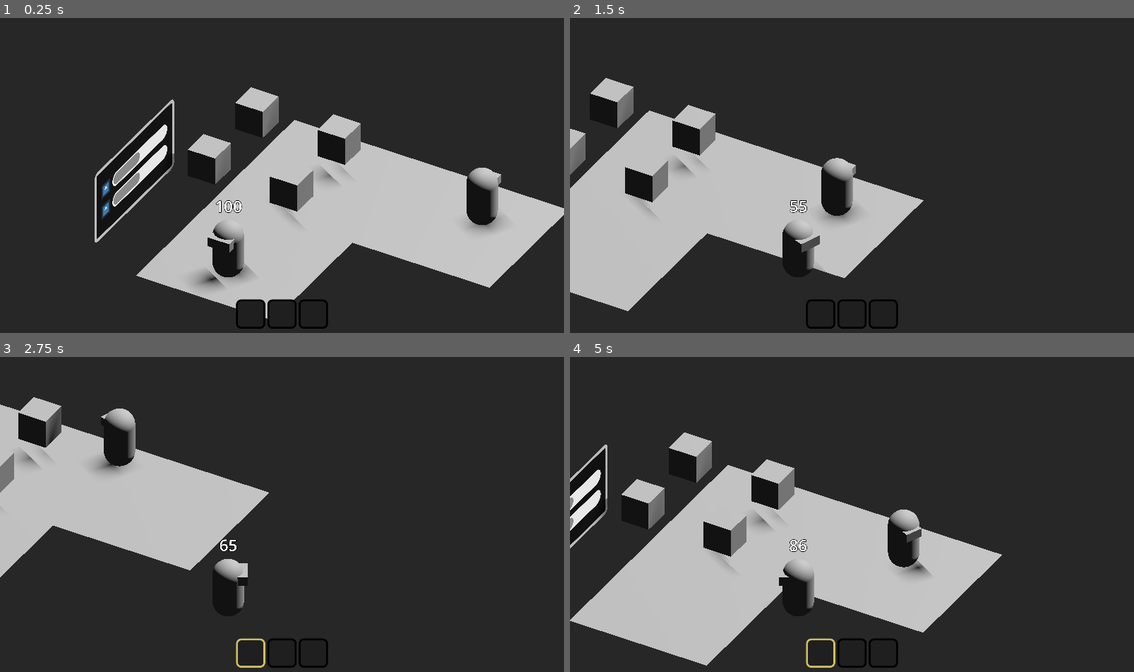
Above: before the commit, frames 1-4 (two rows, left to right).
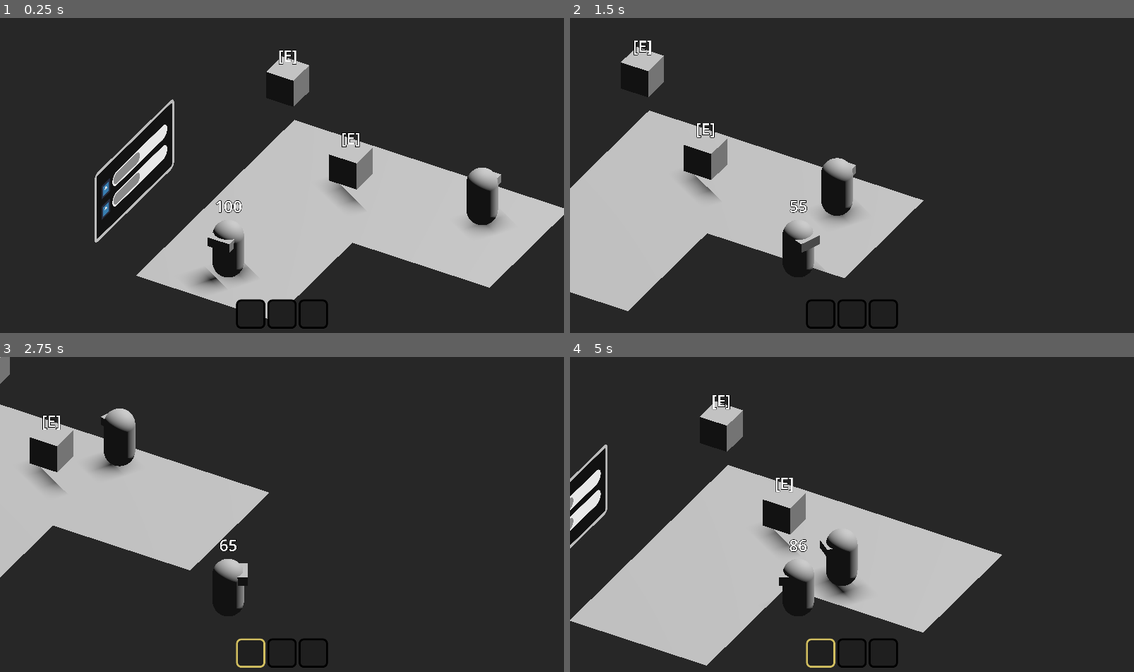
Above: after the commit, the same moments.

Repository: Scrawach/ld57
Game: Godot game, scene res://game.tscn
Two runs of this game, one before a commit and one after it. Both use one fixed random seed, a clock stepped at 60 frames per second and the inputs below. The engine's default icon, where the game draws it, is replaced by a stand-in: a white triangle on a blue panel in a dark square.
Inputs:
- Up to frame 1 (0.25 s): no input
- Up to frame 2 (1.5 s): tap Enter at 0.5 s; hold D (move_right) 0.53-1.28 s; hold Shift (dash) 0.53-1.28 s; hold S (move_back) from 1.28 s (still down); tap E (interact) at 1.35 s
- Up to frame 3 (2.75 s): release S (move_back) at 2.03 s; hold D (move_right) from 2.03 s (still down); tap 1 at 2.1 s
- Up to frame 4 (5 s): release D (move_right) at 2.78 s; hold W (move_forward) 2.78-3.53 s; tap Shift (dash) at 2.85 s; hold E (interact) 3.53-4.28 s; hold A (move_left) from 3.53 s (still down); tap 1 at 4.35 s

The runs differ from the first frame. In frame 1, 4.1% of the frame differs, in the area x 29-67%, y 10-65%; in frame 2, 3.8%; in frame 3, 2.0%; in frame 4, 6.4%, in the area x 4-64%, y 12-78%.

Commit message:
feature: add tooltip for pickup items

Diff:
--- a/src/game.tscn
+++ b/src/game.tscn
@@ -1,12 +1,11 @@
-[gd_scene load_steps=14 format=3 uid="uid://b6rl31un1lcjf"]
+[gd_scene load_steps=11 format=3 uid="uid://b6rl31un1lcjf"]
 
 [ext_resource type="PackedScene" uid="uid://yfjs8g2riw6c" path="res://ui/inventory_control.tscn" id="1_e5p4f"]
 [ext_resource type="PackedScene" uid="uid://6cthiya7h8jg" path="res://living_lift/living_lift.tscn" id="1_u2u37"]
-[ext_resource type="Script" path="res://pickup_item.gd" id="2_8qeaw"]
 [ext_resource type="PackedScene" uid="uid://cu1sy3dij4mv2" path="res://monsters/monster.tscn" id="2_74s4o"]
 [ext_resource type="PackedScene" uid="uid://dlo08xmlhe8sf" path="res://player/player.tscn" id="2_tmo8h"]
 [ext_resource type="Script" path="res://following_camera.gd" id="2_v2k5q"]
-[ext_resource type="Resource" uid="uid://ba73upbd31jon" path="res://item_base.tres" id="3_je24h"]
+[ext_resource type="PackedScene" uid="uid://bfd4d67pvnf0y" path="res://items/pickup_item.tscn" id="4_yibxu"]
 [ext_resource type="Script" path="res://startup_scenario.gd" id="8_5hj0e"]
 
 [sub_resource type="Environment" id="Environment_cpbav"]
@@ -20,10 +19,6 @@
 cell_height = 0.05
 
 [sub_resource type="QuadMesh" id="QuadMesh_p70e8"]
-
-[sub_resource type="BoxShape3D" id="BoxShape3D_c8btv"]
-
-[sub_resource type="BoxMesh" id="BoxMesh_jisn5"]
 
 [node name="Game" type="Node"]
 
@@ -70,53 +65,11 @@
 transform = Transform3D(1, 0, 0, 0, 1, 0, 0, 0, 1, 0, 0, 4)
 camera = NodePath("../../Camera3D")
 
-[node name="Pickup Item" type="StaticBody3D" parent="World3D"]
-transform = Transform3D(1, 0, 0, 0, 1, 0, 0, 0, 1, 0, 1, 0)
-collision_layer = 3
-script = ExtResource("2_8qeaw")
-item = ExtResource("3_je24h")
+[node name="Pickup Item" parent="World3D" instance=ExtResource("4_yibxu")]
+transform = Transform3D(1, 0, 0, 0, 1, 0, 0, 0, 1, 1, 1, -2)
 
-[node name="CollisionShape3D" type="CollisionShape3D" parent="World3D/Pickup Item"]
-shape = SubResource("BoxShape3D_c8btv")
-
-[node name="MeshInstance3D" type="MeshInstance3D" parent="World3D/Pickup Item"]
-mesh = SubResource("BoxMesh_jisn5")
-
-[node name="Pickup Item2" type="StaticBody3D" parent="World3D"]
-transform = Transform3D(1, 0, 0, 0, 1, 0, 0, 0, 1, 0, 1, -3)
-collision_layer = 3
-script = ExtResource("2_8qeaw")
-item = ExtResource("3_je24h")
-
-[node name="CollisionShape3D" type="CollisionShape3D" parent="World3D/Pickup Item2"]
-shape = SubResource("BoxShape3D_c8btv")
-
-[node name="MeshInstance3D" type="MeshInstance3D" parent="World3D/Pickup Item2"]
-mesh = SubResource("BoxMesh_jisn5")
-
-[node name="Pickup Item3" type="StaticBody3D" parent="World3D"]
-transform = Transform3D(1, 0, 0, 0, 1, 0, 0, 0, 1, -3, 1, -3)
-collision_layer = 3
-script = ExtResource("2_8qeaw")
-item = ExtResource("3_je24h")
-
-[node name="CollisionShape3D" type="CollisionShape3D" parent="World3D/Pickup Item3"]
-shape = SubResource("BoxShape3D_c8btv")
-
-[node name="MeshInstance3D" type="MeshInstance3D" parent="World3D/Pickup Item3"]
-mesh = SubResource("BoxMesh_jisn5")
-
-[node name="Pickup Item4" type="StaticBody3D" parent="World3D"]
-transform = Transform3D(1, 0, 0, 0, 1, 0, 0, 0, 1, -3, 1, 0)
-collision_layer = 3
-script = ExtResource("2_8qeaw")
-item = ExtResource("3_je24h")
-
-[node name="CollisionShape3D" type="CollisionShape3D" parent="World3D/Pickup Item4"]
-shape = SubResource("BoxShape3D_c8btv")
-
-[node name="MeshInstance3D" type="MeshInstance3D" parent="World3D/Pickup Item4"]
-mesh = SubResource("BoxMesh_jisn5")
+[node name="Pickup Item2" parent="World3D" instance=ExtResource("4_yibxu")]
+transform = Transform3D(1, 0, 0, 0, 1, 0, 0, 0, 1, -3.02079, 1, -4.98425)
 
 [node name="Camera3D" type="Camera3D" parent="." node_paths=PackedStringArray("target")]
 transform = Transform3D(0.866025, -0.283548, 0.411826, 0, 0.823651, 0.567097, -0.5, -0.49112, 0.713303, 6, 10, 11)
--- /dev/null
+++ b/src/items/pickup_item.tscn
@@ -0,0 +1,26 @@
+[gd_scene load_steps=5 format=3 uid="uid://bfd4d67pvnf0y"]
+
+[ext_resource type="Script" path="res://pickup_item.gd" id="1_26yid"]
+[ext_resource type="Resource" uid="uid://ba73upbd31jon" path="res://item_base.tres" id="2_ow3kl"]
+
+[sub_resource type="BoxShape3D" id="BoxShape3D_c8btv"]
+
+[sub_resource type="BoxMesh" id="BoxMesh_jisn5"]
+
+[node name="Pickup Item" type="StaticBody3D"]
+transform = Transform3D(1, 0, 0, 0, 1, 0, 0, 0, 1, 0, 1, 0)
+collision_layer = 3
+script = ExtResource("1_26yid")
+item = ExtResource("2_ow3kl")
+
+[node name="CollisionShape3D" type="CollisionShape3D" parent="."]
+shape = SubResource("BoxShape3D_c8btv")
+
+[node name="MeshInstance3D" type="MeshInstance3D" parent="."]
+mesh = SubResource("BoxMesh_jisn5")
+
+[node name="Label3D" type="Label3D" parent="."]
+transform = Transform3D(1, 0, 0, 0, 1, 0, 0, 0, 1, 0, 1, 0)
+billboard = 1
+text = "[E]"
+font_size = 100
--- a/src/monsters/monster.tscn
+++ b/src/monsters/monster.tscn
@@ -7,7 +7,7 @@
 [sub_resource type="BoxMesh" id="BoxMesh_t25nv"]
 
 [sub_resource type="SphereShape3D" id="SphereShape3D_dyumk"]
-radius = 2.0
+radius = 3.0
 
 [node name="Monster" type="Node3D"]
 script = ExtResource("1_khyp3")
@@ -28,6 +28,7 @@
 collision_mask = 4
 
 [node name="CollisionShape3D" type="CollisionShape3D" parent="Area3D"]
+transform = Transform3D(1, 0, 0, 0, 1, 0, 0, 0, 1, 0, 0, -1)
 shape = SubResource("SphereShape3D_dyumk")
 
 [node name="Chase Timer" type="Timer" parent="."]
